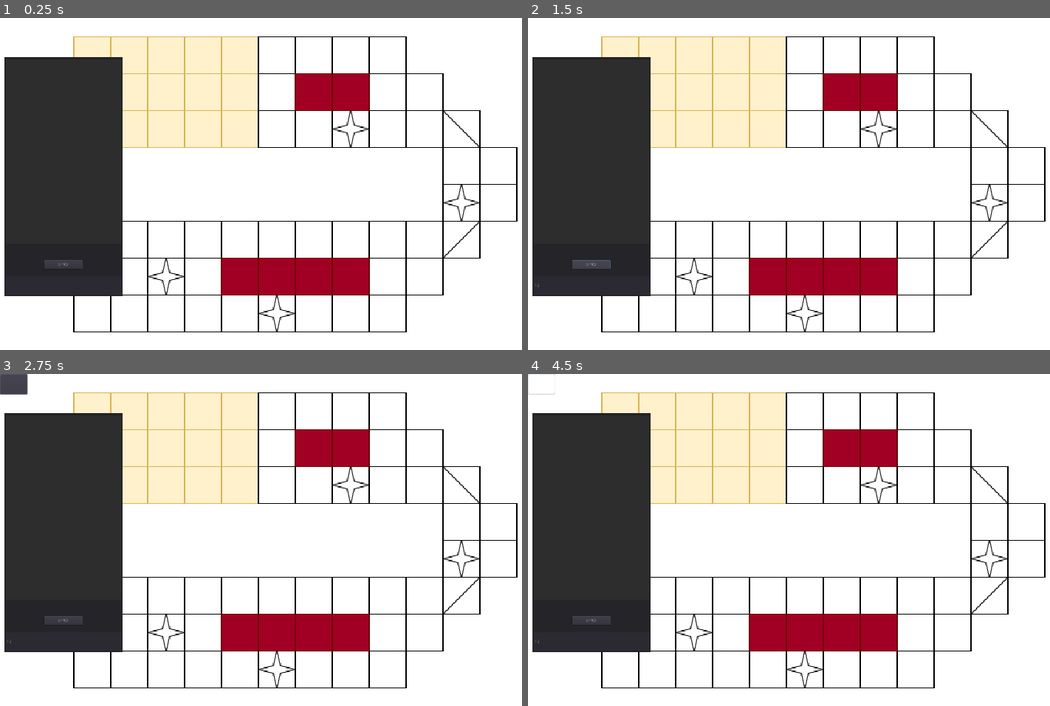
Above: before the commit, frames 1-4 (two rows, left to right).
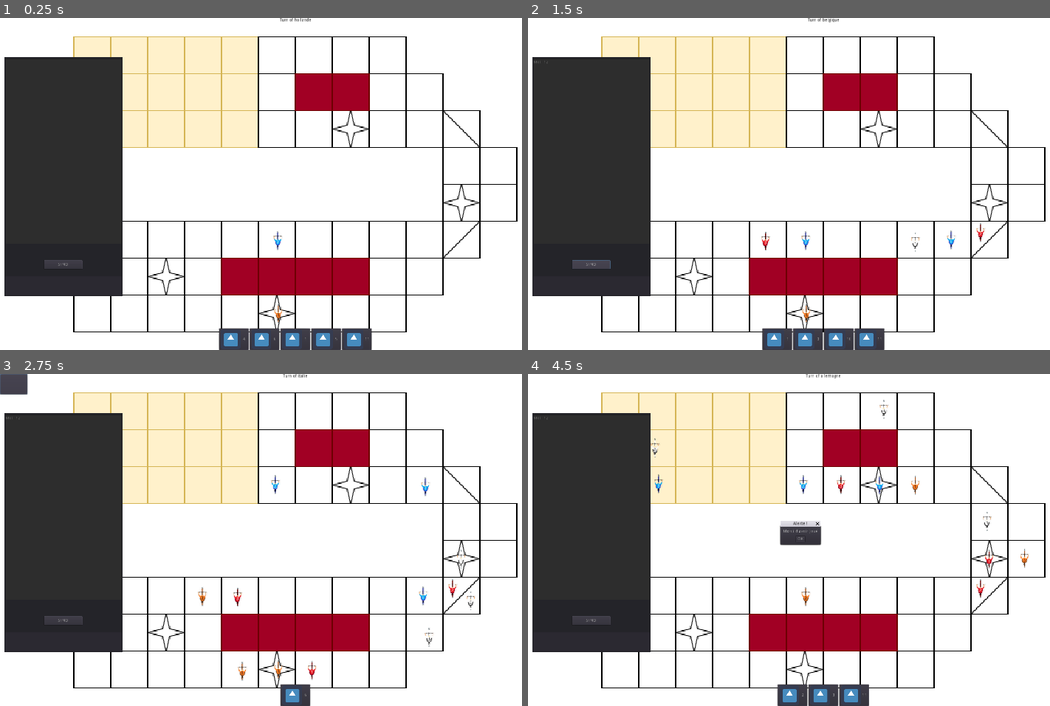
Above: after the commit, the same moments.

Repository: abarbieux/TIA-Prolog-Project
Game: Godot game, scene res://Main.tscn
The game is run twice, just before and just after one commit, with the same random seed, the same clock (stepped at 60 frames per second) and the same inputs. The engine's default icon, where the game draws it, is replaced by a stand-in: a white triangle on a blue panel in a dark square.
Inputs (mouse positions are in pixels of both pictures, inside the frame that each line leads up to):
- Up to frame 1 (0.25 s): no input
- Up to frame 2 (1.5 s): click (590, 286) at 0.52 s; type "12" at 0.6 s; click "SEND" at 1.25 s
- Up to frame 3 (2.75 s): click (15, 383) at 2 s
- Up to frame 4 (4.5 s): click (825, 696) at 2.75 s, where only the run after the commit has a clickable "6"; click (778, 696) at 3.5 s, where only the run after the commit has a clickable "2"; click (778, 696) at 4.25 s, where only the run after the commit has a clickable "6"

The runs differ from the first frame. In frame 1, 2.0% of the frame differs, in the area x 41-72%, y 0-100%; in frame 2, 1.8%; in frame 3, 0.8%; in frame 4, 2.2%, in the area x 0-96%, y 0-100%.
Error before the commit: Parse Error: Constant "number_of_team_member" already exists in this class (at line 7). (res://Main.gd:11)

Commit message:
Updated with the new project version

Diff:
--- a/Main.gd
+++ b/Main.gd
@@ -3,10 +3,6 @@
 
 
 signal change_turn(team)
-
-const number_of_team_member: int = 3
-# Change to true to visualize a random party.
-const is_unit_test_mode := true
 
 const number_of_team_member: int = 3
 # Change to true to visualize a random party.
@@ -114,7 +110,7 @@
 	is_selecting_case = false
 
 
-func create_new_player(Pays:String, Numero:int):
+func create_new_player(pays: String, numero: int):
 	var _player = Cycliste.new()
 	_player.pays = pays
 	_player.numero = numero
@@ -208,14 +204,13 @@
 
 
 func get_all_cell_available(value, cyclist) -> PoolVector2Array:
-	var _clamp = clamp(cyclist.CurrentCase.x + value,0, Clamp_Max)
+	var _clamp = clamp(cyclist.current_case.x + value,0, clamp_max)
 	var count : int = 0
 	var cells:PoolVector2Array = []
-	for Chemin_Chosen in _A_Star.Chemins.size():
-		if _MovementManager.is_valid_cell(Chemin_Chosen, _clamp):
-			if !_MovementManager.is_player_on_cell(Chemin_Chosen, _clamp):
-				cells.append(Vector2(_clamp, Chemin_Chosen))
-
+	for chemin_chosen in _A_Star.chemins.size():
+		if _MovementManager.is_valid_cell(chemin_chosen, _clamp):
+			if !_MovementManager.is_player_on_cell(chemin_chosen, _clamp):
+				cells.append(Vector2(_clamp, chemin_chosen))
 	return cells
 
 
--- a/Scripts/ChatBotAI.gd
+++ b/Scripts/ChatBotAI.gd
@@ -42,7 +42,7 @@
 
 
 func get_best_card_h1(team: String) -> int:
-	var cyclist_number: int = instance._MovementManager.get_last_cyclist_movable(team)[0].numero
+	var cyclist_number: int = instance._MovementManager.get_last_cyclist_movable()[0].numero
 	var first_chance_case_distance: int = find_first_chance_case_distance(team, cyclist_number)
 	print("First chance case possible for %s n°%s is %s cases away." % [team, cyclist_number, first_chance_case_distance])
 	if first_chance_case_distance == -1:
--- a/Scripts/GameWebSocket.gd
+++ b/Scripts/GameWebSocket.gd
@@ -56,9 +56,9 @@
 				else:
 					result_message = "Le joueur %s de l'équipe %s n'est pas sur le plateau ou n'existe pas..." % [args_2, args_1]
 			"conseilCarte":
-				if len(instance._MovementManager.get_last_cyclist_movable(instance.countries[instance._country_turn_index].name)) > 0:
+				if len(instance._MovementManager.get_last_cyclist_movable()) > 0:
 					var result = instance._ChatBotAI.get_best_card(instance.countries[instance._country_turn_index].name)
-					result_message = "La meilleure carte à jouer de l'équipe %s du joueur %s est la carte avec une valeur de %s" % [instance.countries[instance._country_turn_index].name, instance._MovementManager.get_last_cyclist_movable(instance.countries[instance._country_turn_index].name)[0].numero, result]
+					result_message = "La meilleure carte à jouer de l'équipe %s du joueur %s est la carte avec une valeur de %s" % [instance.countries[instance._country_turn_index].name, instance._MovementManager.get_last_cyclist_movable()[0].numero, result]
 				else:
 					result_message = "La demande de conseil pour la team %s ne peut aboutir..." % instance.countries[instance._country_turn_index]
 		panel._on_Message_received(result_message)
--- a/Scripts/MovementManager.gd
+++ b/Scripts/MovementManager.gd
@@ -26,7 +26,7 @@
 
 
 func get_available_cell(value, index) -> Vector2:
-	var _clamp = clamp(main.player_selected.CurrentCase.x + value, 0, main.Clamp_Max)
+	var _clamp = clamp(main.player_selected.current_case.x + value, 0, main.clamp_max)
 
 	for chemin_chosen in main._A_Star.chemins.size():
 		if is_valid_cell(chemin_chosen, _clamp):
@@ -75,13 +75,13 @@
 	for teamate in main.countries[main._country_turn_index].members:
 		main.player_selected = teamate
 		var place : Vector2 = main.player_selected.current_case
-		if main.player_selected.Fall == false:
+		if main.player_selected.fall == false:
 			for carte in main._Deck.deck_carte_player[main._country_turn_index]:
 				if get_all_path_available(carte, main.player_selected).size() != 0:
-					if place.x < Last:
-						Last = place.x
+					if place.x < last:
+						last = place.x
 						chosen_teamates = [teamate]
-					elif place.x == Last:
+					elif place.x == last:
 						chosen_teamates.append(teamate)
 					break
 	return chosen_teamates
@@ -104,7 +104,7 @@
 	var new_pos: Vector2 = main.player_selected.current_case + Vector2(surprise_movement, 0)
 	var occupied_list: Array = []
 
-	var _clamp = clamp(main.player_selected.CurrentCase.x + surprise_movement, 0, main.clamp_max)
+	var _clamp = clamp(main.player_selected.current_case.x + surprise_movement, 0, main.clamp_max)
 	for chemin_chosen in main._A_Star.chemins.size():
 		if is_valid_cell(chemin_chosen, _clamp):
 			if is_player_on_cell(chemin_chosen, _clamp):
@@ -118,14 +118,14 @@
 	fall(occupied_list)
 
 
-func fall(To_fall: Array) -> void:
+func fall(to_fall: Array) -> void:
 	var fall_case_x =  to_fall[0].current_case.x
 	for cyclist in to_fall :
 		cyclist.fall = true
 		cyclist.counter_fall = 4
 		cyclist.current_case = Vector2(fall_case_x, main._A_Star.chemins.size() - 1)
 		cyclist.position = main._path.get_child(
-				cyclist.current_case.y).curve.get_point_position(Cyclist.current_case.x)
+				cyclist.current_case.y).curve.get_point_position(cyclist.current_case.x)
 
 
 func get_all_path_available(value, cyclist) -> PoolVector2Array:
@@ -134,7 +134,7 @@
 	for chemin_chosen in main._A_Star.chemins.size():
 		var check_pos_no_occupied : bool = true
 		if is_valid_cell(chemin_chosen, _clamp):
-			var Best_Path: PoolVector2Array = main._A_Star._get_path(
+			var best_path: PoolVector2Array = main._A_Star._get_path(
 					cyclist.current_case, Vector2(_clamp, chemin_chosen))
 
 			if best_path.size() == 0 || best_path.size() > value:
@@ -164,21 +164,21 @@
 
 
 func is_player_on_cell(chemin_chosen, _clamp) -> bool:
-	for cycliste in main._Players:
-		if Vector2(_clamp, chemin_chosen) == cycliste.CurrentCase:
+	for cycliste in main._players:
+		if Vector2(_clamp, chemin_chosen) == cycliste.current_case:
 			return true
 	return false
 
 
 func get_player_on_cell(chemin_chosen, _clamp):
-	for cycliste in main._Players:
-		if Vector2(_clamp, chemin_chosen) == cycliste.CurrentCase:
+	for cycliste in main._players:
+		if Vector2(_clamp, chemin_chosen) == cycliste.current_case:
 			return cycliste
 
 
 func get_best_path(chemin_chosen, _clamp):
 	var best_path: Array = main._A_Star._get_path(
-	main.player_selected.CurrentCase, Vector2(_clamp, chemin_chosen))
+	main.player_selected.current_case, Vector2(_clamp, chemin_chosen))
 
 	return best_path
 
@@ -194,7 +194,7 @@
 	return Vector2.INF
 
 
-#func player_shiftable(Best_Path) :
-#	for player in main._Player:
-#		if player.CurrentCase == best_path[-1]:
+#func player_shiftable(best_path) :
+#	for player in main._player:
+#		if player.current_case == best_path[-1]:
 #			pass
